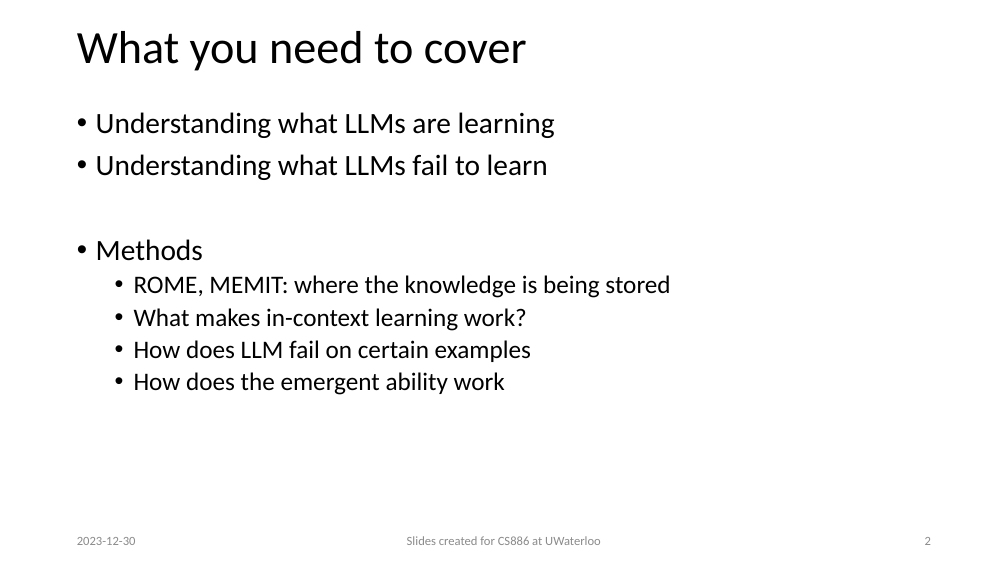
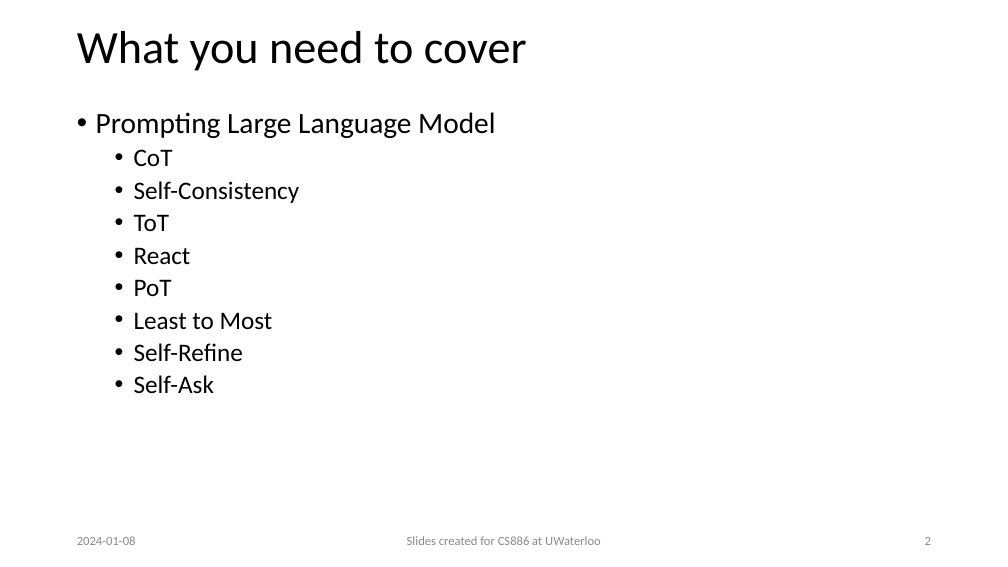
Before and after one commit to wenhuchen/CS886, a slide deck: slide 2 of L15.pptx. Drawn at 1008x567 pixels with LibreOffice and Linux fonts; fonts in the diff are those of the drawing; background and template pictures are left out. Boxes give left, top, right and bottom in pixels: in the first picture for what was removed or moved away, otherwise in the second. Text is boxed around its words. In the diff, an @@ line names an element or a change of style, - is before the commit and + after.

```diff
--- a/L15.pptx
+++ b/L15.pptx
@@ text at (96, 112, 495, 394): text changed @@
-• Understanding what LLMs are learning
-• Understanding what LLMs fail to learn
-• Methods
-  • ROME, MEMIT: where the knowledge is being stored
-  • What makes in-context learning work?
-  • How does LLM fail on certain examples
-  • How does the emergent ability work
+• Prompting Large Language Model
+  • CoT
+  • Self-Consistency
+  • ToT
+  • React
+  • PoT
+  • Least to Most
+  • Self-Refine
+  • Self-Ask
@@ text at (77, 536, 136, 545): text changed @@
-2023-12-30
+2024-01-08
```
Also in this commit, not shown: 1 other slide changed, 5 other files.
